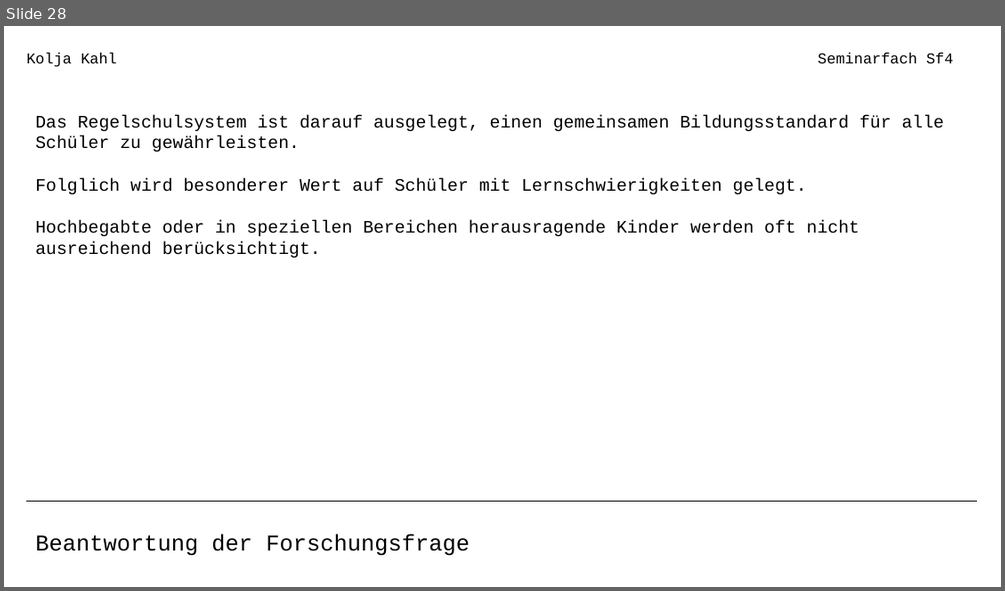
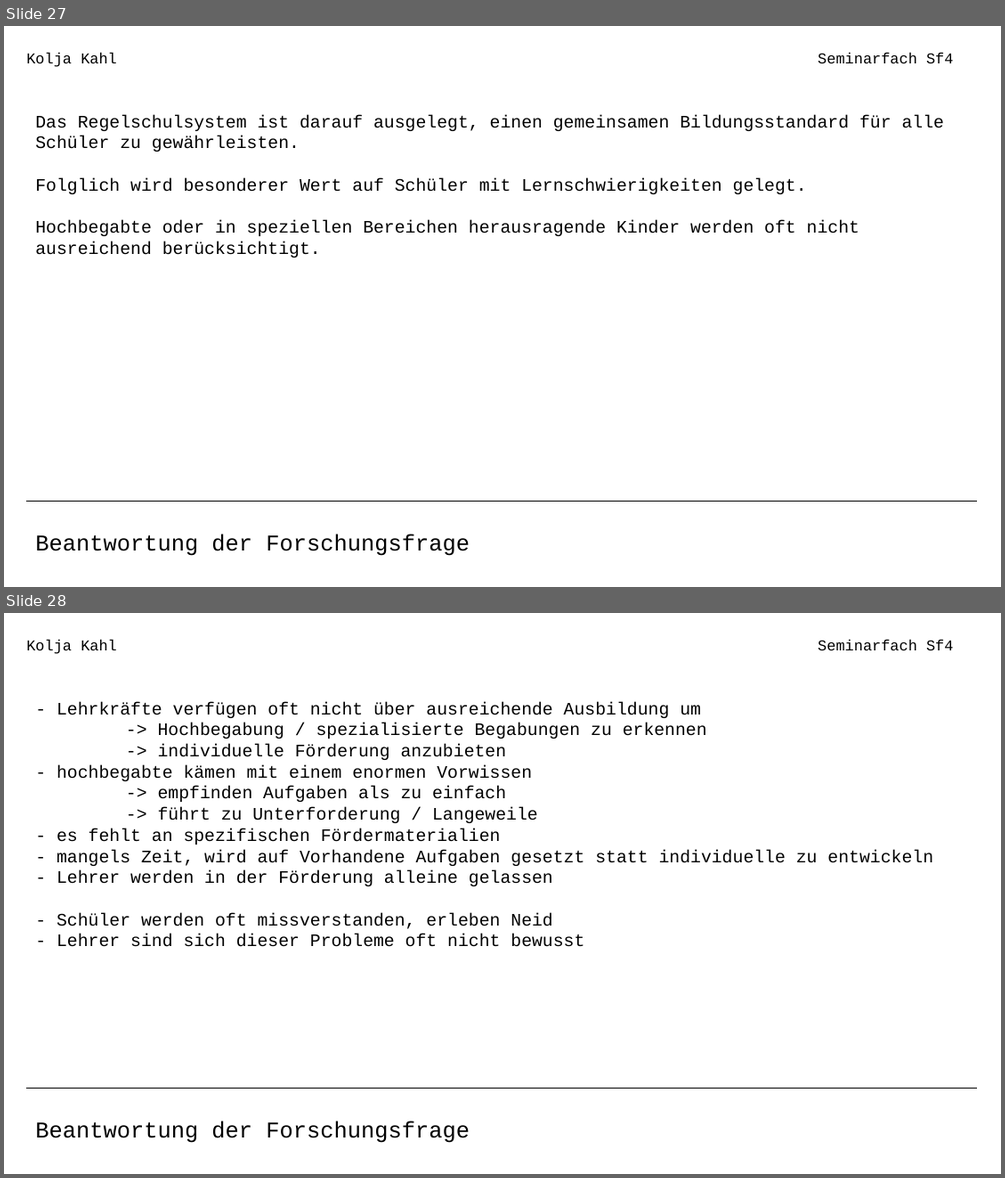
Before and after one commit to coasterkolja/obsidian-vault, a slide deck: 900 Assets/Seminarfach Präsentation.odp. Shown one above the other, each under a label of ours: slide 28 before the commit, slides 27 and 28 after it. The pictures are 1005x591 and 1005x1178 pixels, drawn with LibreOffice and Linux fonts; fonts in the diff are those of the drawing. Boxes give left, top, right and bottom in pixels: in the first picture for what was removed or moved away, otherwise in the second. Text is boxed around its words. In the diff, an @@ line names an element or a change of style, - is before the commit and + after.

```diff
--- a/900 Assets/Seminarfach Präsentation.odp
+++ b/900 Assets/Seminarfach Präsentation.odp
@@ slide 28 added at box(4, 613, 1001, 1174), background #FFFFFF @@
@@ text added at box(26, 639, 117, 654), 12 pt, text #000000 @@
+Kolja Kahl
@@ text added at box(817, 639, 953, 650), 12 pt, text #000000 @@
+Seminarfach Sf4
@@ text added at box(57, 702, 933, 947), 14 pt, text #000000 @@
+- Lehrkräfte verfügen oft nicht über ausreichende Ausbildung um
+-> Hochbegabung / spezialisierte Begabungen zu erkennen
+-> individuelle Förderung anzubieten
+- hochbegabte kämen mit einem enormen Vorwissen
+-> empfinden Aufgaben als zu einfach
+-> führt zu Unterforderung / Langeweile
+- es fehlt an spezifischen Fördermaterialien
+- mangels Zeit, wird auf Vorhandene Aufgaben gesetzt statt individuelle zu entwickeln
+- Lehrer werden in der Förderung alleine gelassen
+- Schüler werden oft missverstanden, erleben Neid
+- Lehrer sind sich dieser Probleme oft nicht bewusst
@@ line added from (26, 1088) to (977, 1088), #000000 0 pt @@
@@ text added at box(35, 1120, 469, 1143), 18 pt, text #000000 @@
+Beantwortung der Forschungsfrage
@@ what was slide 28 is now slide 27 @@
```
Also in this commit, not shown: 7 slides changed, 12 other slides added, 1 slide removed, 2 other files.
